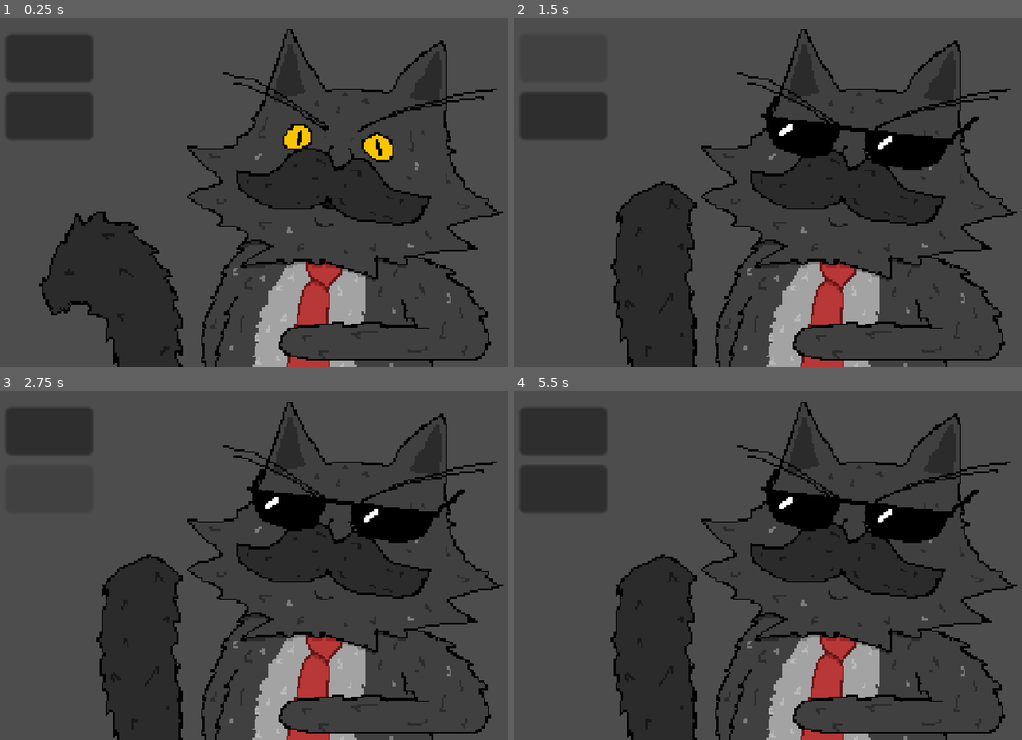
Above: before the commit, frames 1-4 (two rows, left to right).
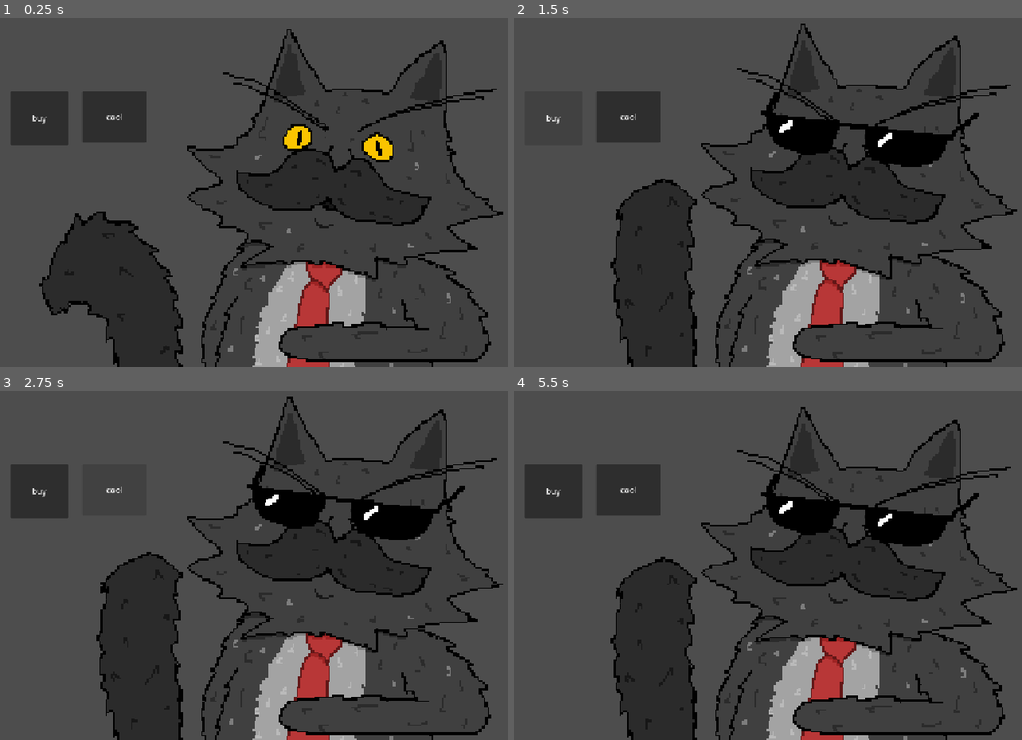
Above: after the commit, the same moments.

Repository: DuneRanger/Very-Serious-GameJam-2026
Game: Godot game, scene res://scenes/game/shop_scene/mr_cat/mr_cat.tscn
The game is run twice, just before and just after one commit, with the same random seed, the same clock (stepped at 60 frames per second) and the same inputs. This scene is started directly instead of the project's main scene. Sound files missing from this copy of the repository are replaced by a short silence.
Inputs (mouse positions are in pixels of both pictures, inside the frame that each line leads up to; where the layout moved, square brackets give the same spot in the first picture):
- Up to frame 1 (0.25 s): no input
- Up to frame 2 (1.5 s): click (630, 115) [564, 115] at 0.5 s; click (554, 119) [564, 59] at 1.25 s
- Up to frame 3 (2.75 s): click (116, 488) [50, 488] at 2 s
- Up to frame 4 (5.5 s): click (554, 492) [564, 432] at 2.75 s; click (630, 488) [564, 488] at 3.5 s; click (554, 492) [564, 432] at 4.25 s; move the mouse to (900, 541) at 5.02 s; tap R (rotate_roullete) at 5.1 s; click (900, 541) at 5.17 s

The runs differ from the first frame. In frame 1, 5.8% of the frame differs, in the area x 1-100%, y 3-100%; in frame 2, 7.0%; in frame 3, 7.3%; in frame 4, 11%.

Commit message:
Added breathing animation to Mr Cat

Diff:
--- a/scenes/game/shop_scene/mr_cat/mr_cat.tscn
+++ b/scenes/game/shop_scene/mr_cat/mr_cat.tscn
@@ -78,34 +78,93 @@
 "speed": 5.0
 }]
 
+[sub_resource type="Animation" id="Animation_81l0b"]
+length = 0.001
+tracks/0/type = "value"
+tracks/0/imported = false
+tracks/0/enabled = true
+tracks/0/path = NodePath("MrCatControlNode:scale")
+tracks/0/interp = 1
+tracks/0/loop_wrap = true
+tracks/0/keys = {
+"times": PackedFloat32Array(0),
+"transitions": PackedFloat32Array(1),
+"update": 0,
+"values": [Vector2(1, 1.05)]
+}
+
+[sub_resource type="Animation" id="Animation_esym3"]
+resource_name = "mr_cat_bobbing_animation"
+length = 8.0
+loop_mode = 1
+tracks/0/type = "value"
+tracks/0/imported = false
+tracks/0/enabled = true
+tracks/0/path = NodePath("MrCatControlNode:scale")
+tracks/0/interp = 2
+tracks/0/loop_wrap = true
+tracks/0/keys = {
+"times": PackedFloat32Array(0, 2, 4, 6, 8),
+"transitions": PackedFloat32Array(1, 1, 1, 1, 1),
+"update": 0,
+"values": [Vector2(4, 4), Vector2(4, 4.08), Vector2(4, 4), Vector2(4, 3.93), Vector2(4, 4)]
+}
+
+[sub_resource type="AnimationLibrary" id="AnimationLibrary_56k00"]
+_data = {
+&"RESET": SubResource("Animation_81l0b"),
+&"mr_cat_bobbing_animation": SubResource("Animation_esym3")
+}
+
 [node name="MrCat" type="Node2D" unique_id=2033079592]
-scale = Vector2(4, 4)
 script = ExtResource("1_pepnq")
 
-[node name="MrCatTailSprite" type="AnimatedSprite2D" parent="." unique_id=2056402007]
+[node name="MrCatControlNode" type="Control" parent="." unique_id=1659558882]
+layout_mode = 3
+offset_left = -160.0
+offset_top = 180.0
+offset_right = 160.0
+offset_bottom = 360.0
+grow_horizontal = 2
+grow_vertical = 0
+scale = Vector2(1, 1.05)
+pivot_offset = Vector2(160, 180)
+
+[node name="MrCatTailSprite" type="AnimatedSprite2D" parent="MrCatControlNode" unique_id=2056402007]
+position = Vector2(160, 90)
 sprite_frames = SubResource("SpriteFrames_a45xc")
-animation = &"money"
 
-[node name="MrCatSprite" type="AnimatedSprite2D" parent="." unique_id=1704421451]
+[node name="MrCatSprite" type="AnimatedSprite2D" parent="MrCatControlNode" unique_id=1704421451]
+position = Vector2(160, 90.381516)
 sprite_frames = SubResource("SpriteFrames_6wf7b")
 animation = &"sunglasses"
+
+[node name="BobbingAnimator" type="AnimationPlayer" parent="MrCatControlNode" unique_id=1464474444]
+root_node = NodePath("../..")
+libraries/ = SubResource("AnimationLibrary_56k00")
+autoplay = &"mr_cat_bobbing_animation"
 
 [node name="Timer" type="Timer" parent="." unique_id=2098244120]
 wait_time = 1.5
 
 [node name="TestButton2" type="Button" parent="." unique_id=600080867]
-offset_left = -119.75
-offset_top = -48.0
-offset_right = -75.75
-offset_bottom = -24.0
+offset_left = -326.0
+offset_top = -194.0
+offset_right = -197.0
+offset_bottom = -91.0
+text = "cool"
 
 [node name="TestButton" type="Button" parent="." unique_id=2035756023]
-offset_left = -120.0
-offset_top = -77.0
-offset_right = -76.0
-offset_bottom = -53.0
+offset_left = -470.0
+offset_top = -194.0
+offset_right = -354.0
+offset_bottom = -85.0
+text = "buy"
 
-[node name="Camera2D" type="Camera2D" parent="." unique_id=1895610285]
+[node name="testCamera" type="Camera2D" parent="." unique_id=1895610285]
+visible = false
+
+[node name="Node" type="Node" parent="." unique_id=190710051]
 
 [connection signal="timeout" from="Timer" to="." method="_on_timer_timeout"]
 [connection signal="pressed" from="TestButton2" to="." method="_on_test_button_2_pressed"]
--- a/scenes/game/shop_scene/mr_cat/mr_cat_animation_manager.gd
+++ b/scenes/game/shop_scene/mr_cat/mr_cat_animation_manager.gd
@@ -1,7 +1,7 @@
 extends Node2D
+@onready var mr_cat_tail_sprite: AnimatedSprite2D = $MrCatControlNode/MrCatTailSprite
+@onready var mr_cat_sprite: AnimatedSprite2D = $MrCatControlNode/MrCatSprite
 
-@onready var mr_cat_tail_sprite: AnimatedSprite2D = $MrCatTailSprite
-@onready var mr_cat_sprite: AnimatedSprite2D = $MrCatSprite
 @onready var timer: Timer = $Timer
 
 var has_sunglasses = false
